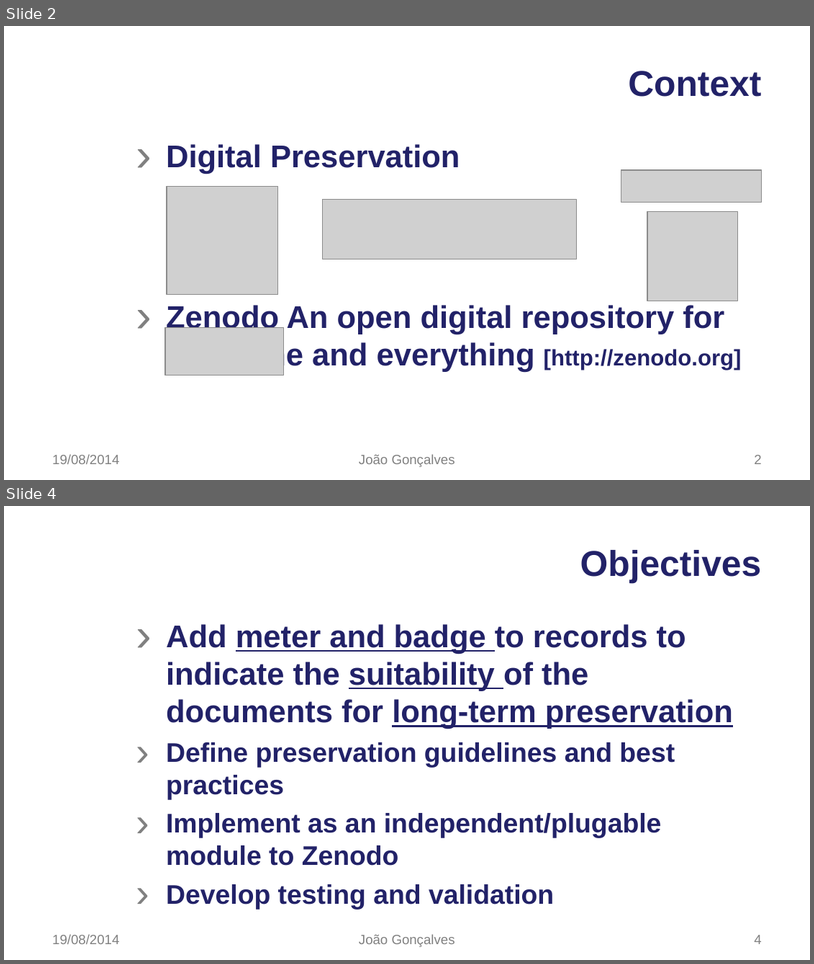
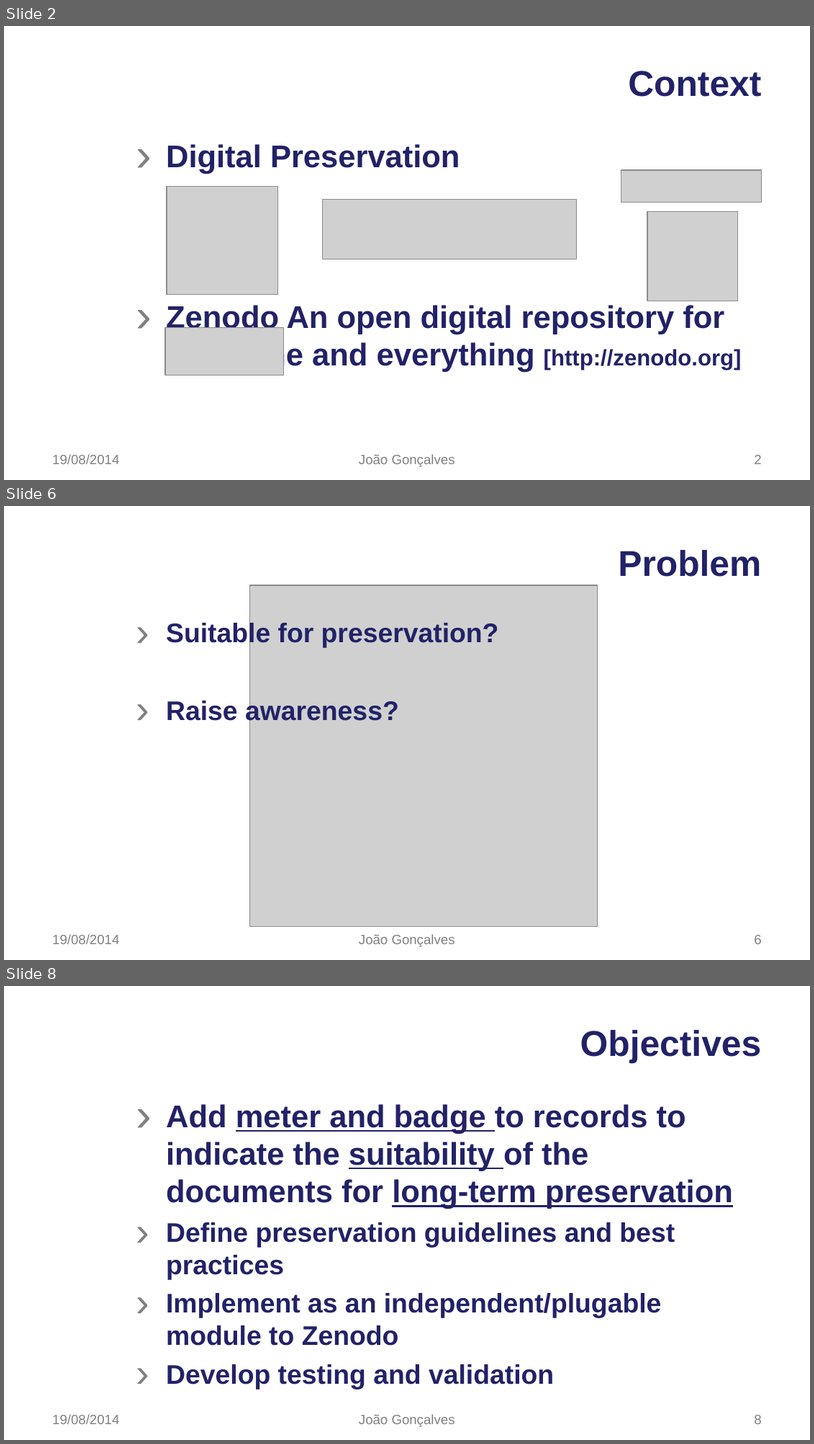
Before and after one commit to jsvgoncalves/summer-project, a slide deck: CERN#JoaoGoncalves-RC1.odp. Shown one above the other, each under a label of ours: slides 2 and 4 before the commit, slides 2, 6 and 8 after it; the slides between them are not shown. The pictures are 814x964 and 814x1444 pixels, drawn with LibreOffice and Linux fonts; fonts in the diff are those of the drawing; grey boxes stand for pictures; background and template pictures are left out. Boxes give left, top, right and bottom in pixels: in the first picture for what was removed or moved away, otherwise in the second. Text is boxed around its words. In the diff, an @@ line names an element or a change of style, - is before the commit and + after.

```diff
--- a/CERN#JoaoGoncalves-RC1.odp
+++ b/CERN#JoaoGoncalves-RC1.odp
@@ slide 6 added at (x1=4, y1=506, x2=810, y2=960), background picture (left out) @@
@@ title added at (x1=618, y1=550, x2=761, y2=577), 32 pt, text #222268, bold @@
+Problem
@@ picture added at (x1=250, y1=585, x2=597, y2=926) @@
@@ text added at (x1=166, y1=621, x2=499, y2=725), 24 pt, text #222268, bold @@
+› Suitable for preservation?
+› Raise awareness?
@@ text added at (x1=52, y1=934, x2=119, y2=944), 12 pt, text #808080 @@
+19/08/2014
@@ text added at (x1=359, y1=934, x2=455, y2=947), 12 pt, text #808080 @@
+João Gonçalves
@@ page number added at (x1=754, y1=934, x2=761, y2=944), 12 pt, text #808080 @@
+6
@@ what was slide 4 is now slide 8 @@
@@ page number at (x1=754, y1=1414, x2=761, y2=1424): text changed @@
-4
+8
```
Also in this commit, not shown: 2 slides changed, 6 other slides added, 1 other file.
